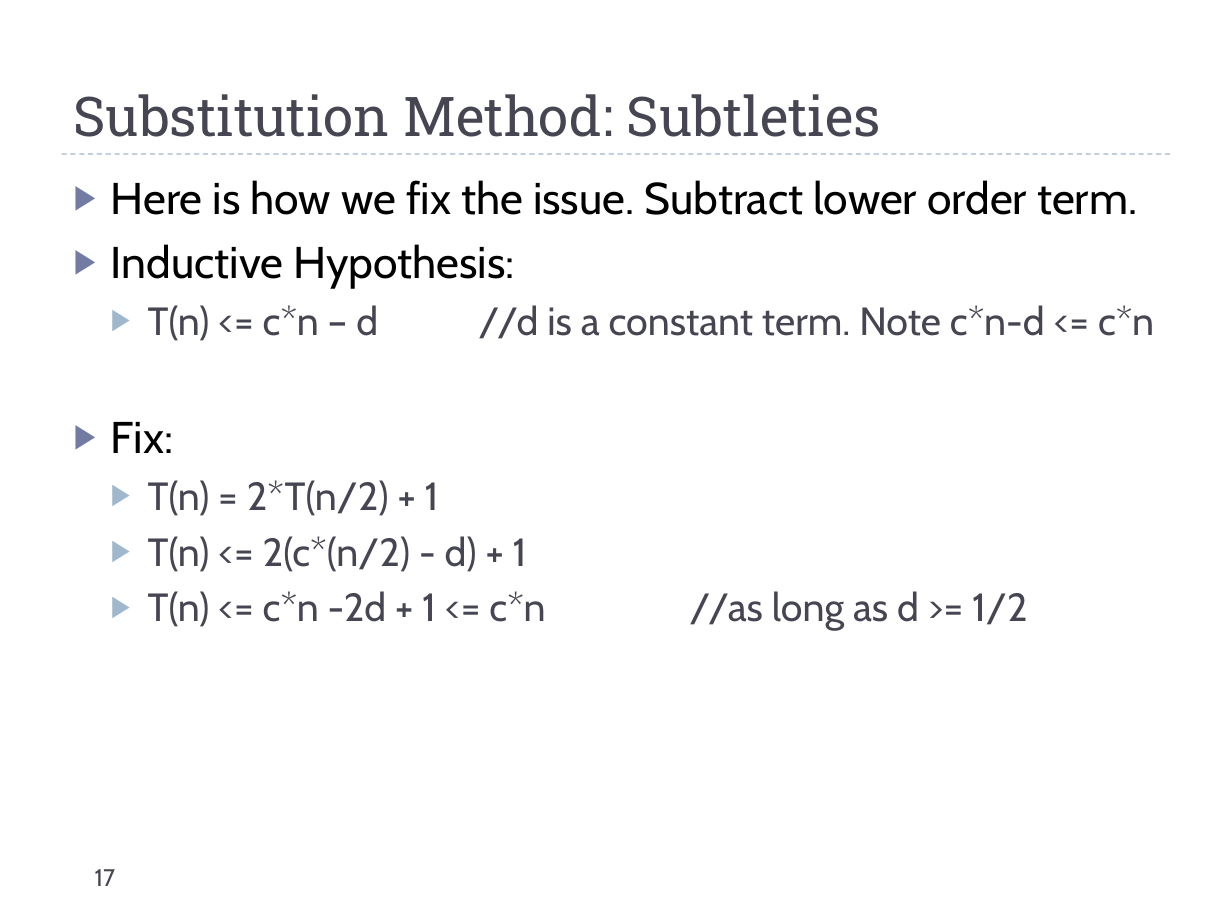
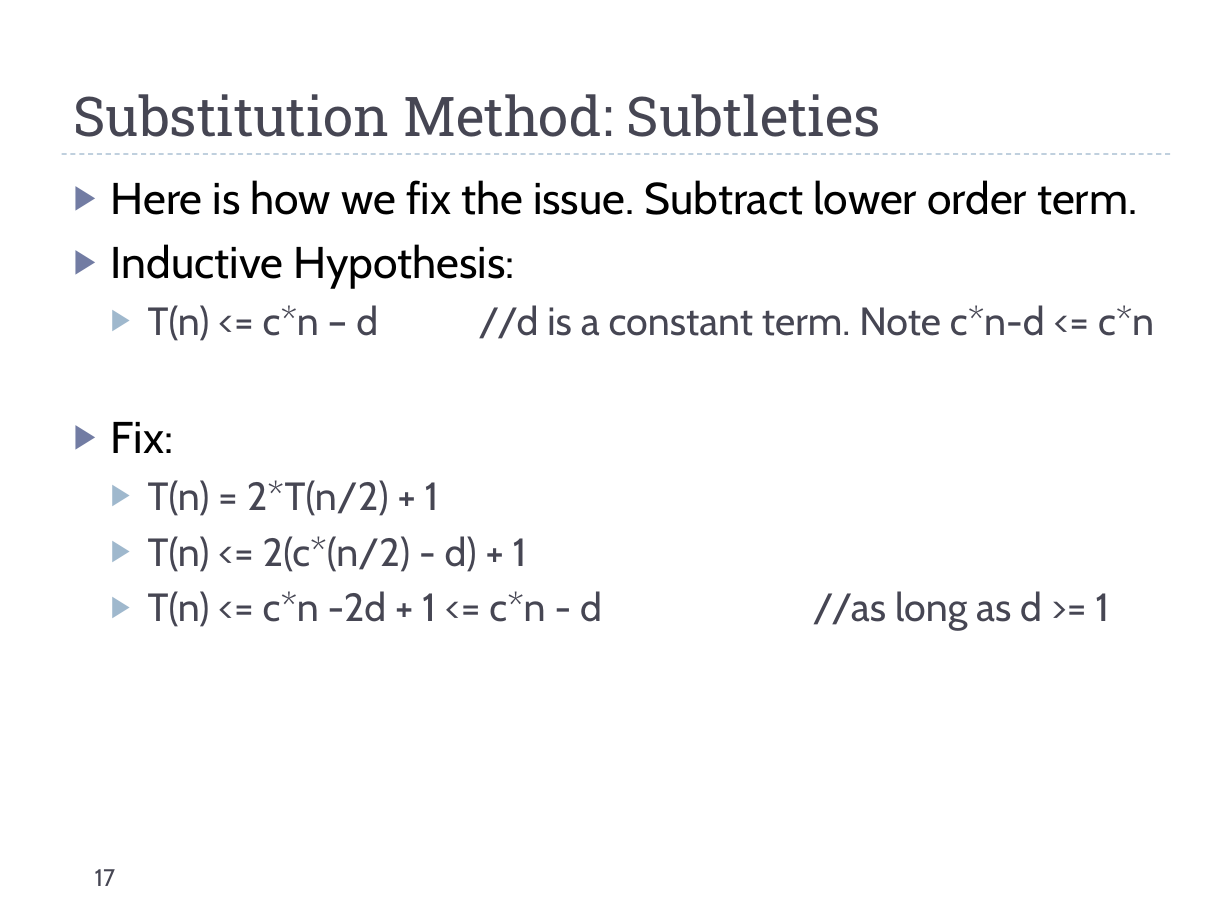
Before and after one commit to uva-cs/cs4102-f21, a slide deck: slide 17 of slides/recurrences.pptx. Drawn at 1232x924 pixels with LibreOffice and Linux fonts; fonts in the diff are those of the drawing. Boxes give left, top, right and bottom in pixels: in the first picture for what was removed or moved away, otherwise in the second. Text is boxed around its words. In the diff, an @@ line names an element or a change of style, - is before the commit and + after.

Commit message:
fix on side 17

```diff
--- a/slides/recurrences.pptx
+++ b/slides/recurrences.pptx
@@ text at (148, 591, 1109, 631): text changed @@
-  ▶ T(n) <= c*n -2d + 1 <= c*n //as long as d >= 1/2
+  ▶ T(n) <= c*n -2d + 1 <= c*n - d //as long as d >= 1
```
